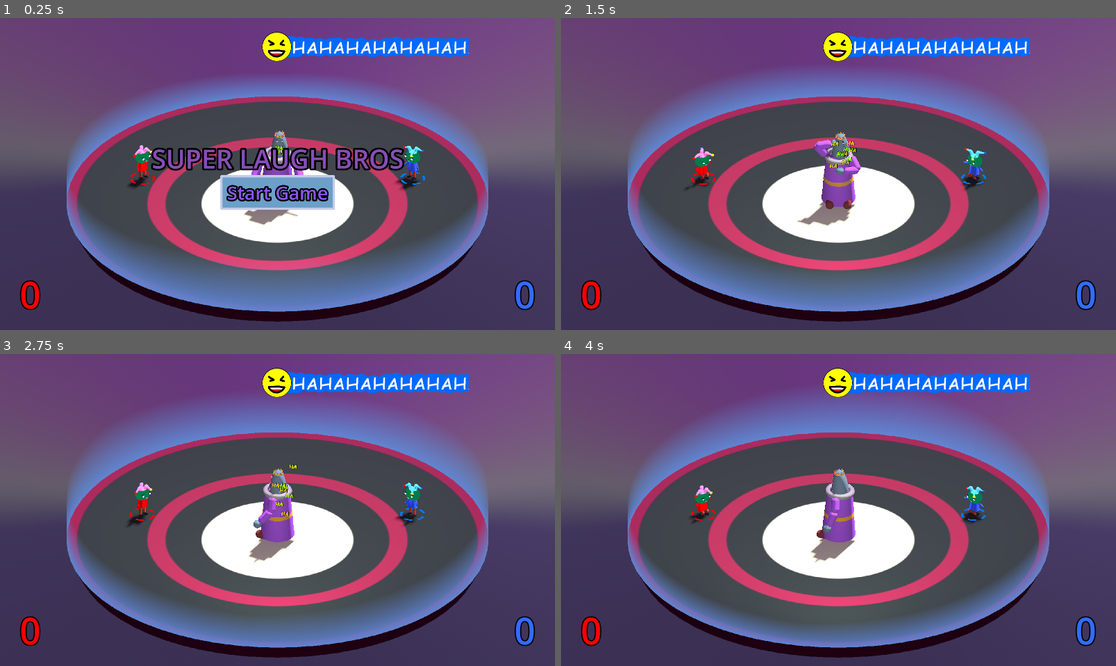
Above: before the commit, frames 1-4 (two rows, left to right).
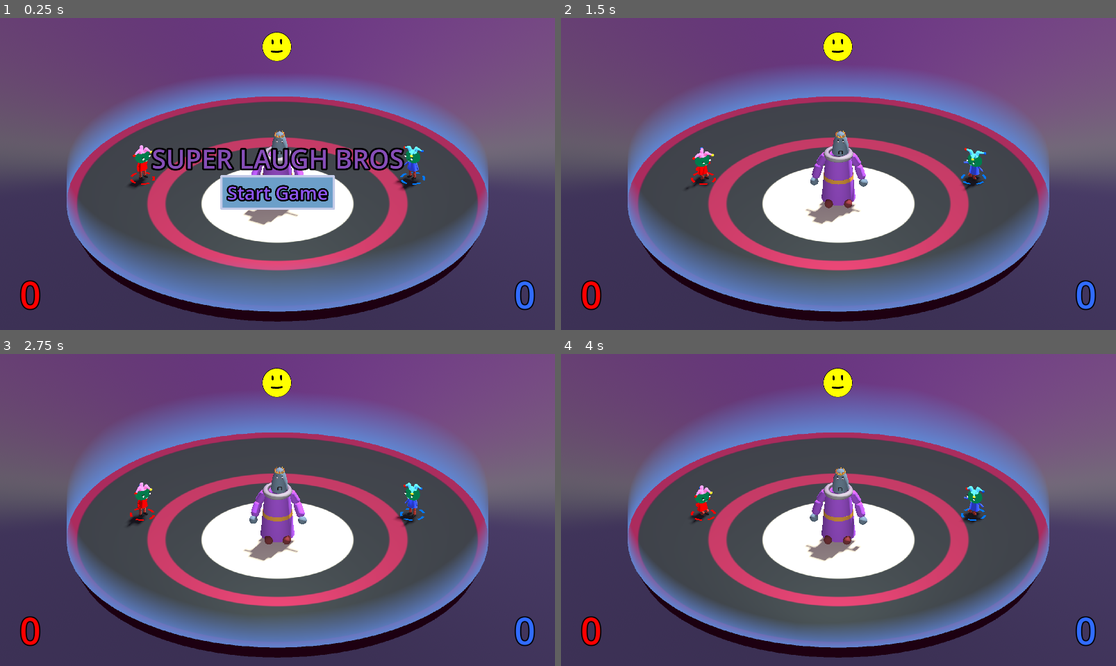
Above: after the commit, the same moments.

Repository: mwpenny/GGJ2024
Game: Godot game, scene res://scenes/ui.tscn
The game is run twice, just before and just after one commit, with the same random seed, the same clock (stepped at 60 frames per second) and the same inputs.
Inputs:
- Up to frame 1 (0.25 s): no input
- Up to frame 2 (1.5 s): click "Start Game" at 0.5 s
- Up to frame 3 (2.75 s): no input
- Up to frame 4 (4 s): no input

The runs differ from the first frame. In frame 1, 2.0% of the frame differs, in the area x 48-85%, y 5-44%; in frame 2, 3.1%, in the area x 42-85%, y 5-67%; in frame 3, 2.8%; in frame 4, 2.8%.
Error after the commit: Invalid access to property or key 'global_position' on a base object of type 'Nil'. (res://scripts/lord.gd:157)

Commit message:
Zero love

Diff:
--- a/characters/lord.tscn
+++ b/characters/lord.tscn
@@ -1026,6 +1026,7 @@
 
 [node name="LaughParticleEmitter" type="GPUParticles3D" parent="VisualsRoot/CharacterParent/RootPivot/Body/Neck/Head"]
 transform = Transform3D(-0.996148, -0.010484, -0.0870656, 0.00239091, 0.989212, -0.146471, 0.087662, -0.146115, -0.985377, -0.064728, 0.363186, 0.538007)
+emitting = false
 amount = 10
 process_material = SubResource("ParticleProcessMaterial_8h5yk")
 draw_pass_1 = SubResource("QuadMesh_iy624")
--- a/scripts/lord.gd
+++ b/scripts/lord.gd
@@ -35,7 +35,7 @@
 var state_machine = AIState.THINK
 var state_timer: float = THINK_TIME
 var movement_speed = 0
-var player_love = -40.0
+var player_love = 0.0
 var follow_target = null
 var normalized_movement_vector = Vector2(0,1)
 var await_scoot_timer = SCOOT_WAIT_TIME
Not shown: 2 places in characters/lord.tscn that only renumber resources
